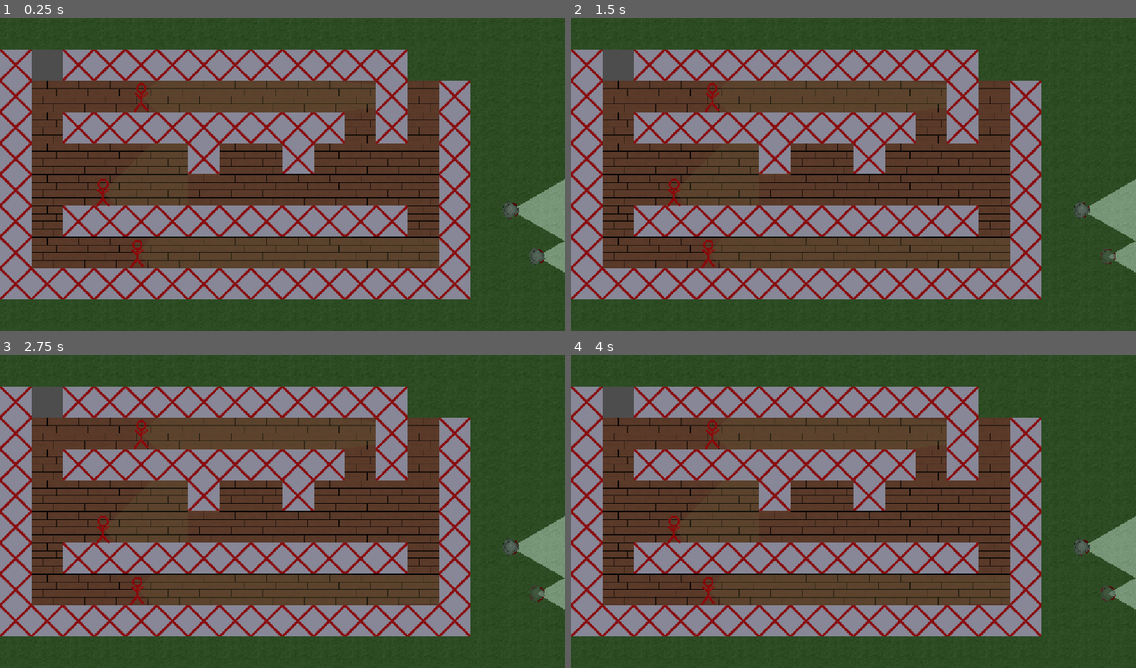
Above: before the commit, frames 1-4 (two rows, left to right).
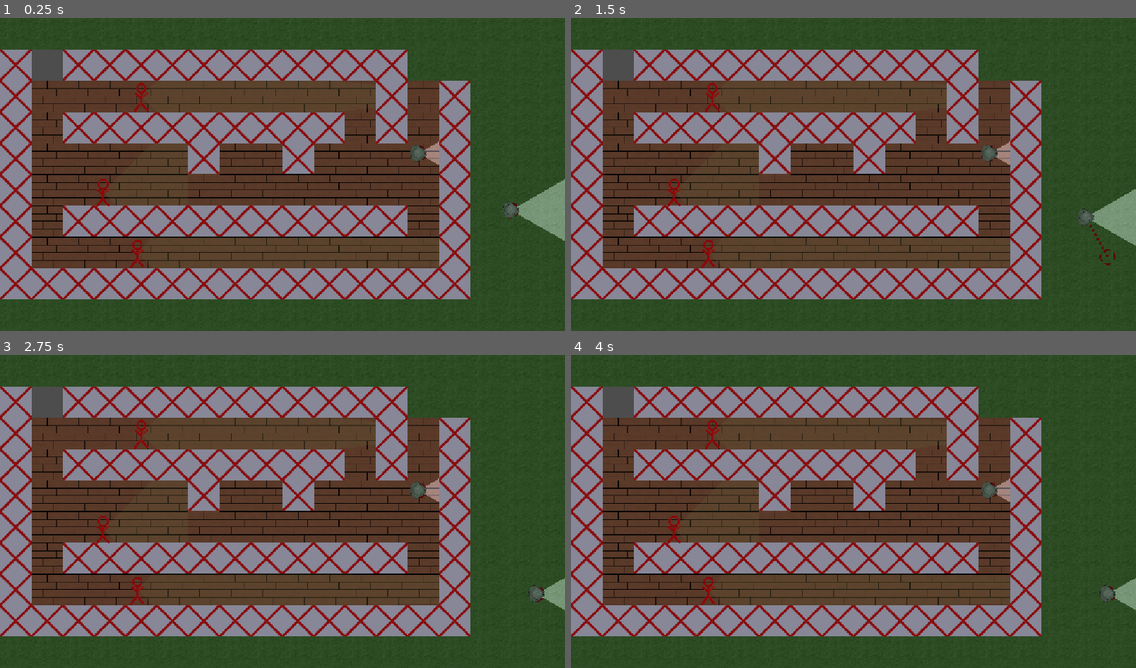
Above: after the commit, the same moments.

Repository: NevenIlincic/Tactical_Move
Game: Godot game, scene res://Scenes/Test_Scene.tscn
Two runs of this game, one before a commit and one after it. Both use one fixed random seed, a clock stepped at 60 frames per second and the inputs below. The engine's default icon, where the game draws it, is replaced by a stand-in: a white triangle on a blue panel in a dark square.
Inputs (mouse positions are in pixels of both pictures, inside the frame that each line leads up to):
- Up to frame 1 (0.25 s): no input
- Up to frame 2 (1.5 s): tap Enter at 0.5 s; move the mouse to (1079, 208) at 0.52 s; press the mouse at (1079, 208) at 0.53 s; tap W (reset_look_at_path) at 1.25 s; move the mouse to (1107, 255) at 1.27 s; release the mouse at (1107, 255) at 1.28 s; tap Space (move_confirm) at 1.35 s; click (1107, 255) at 1.42 s
- Up to frame 3 (2.75 s): move the mouse to (339, 442) at 2.02 s; right-click (339, 442) at 2.1 s; click (339, 442) at 2.17 s
- Up to frame 4 (4 s): tap Q (reset_path) at 2.75 s; move the mouse to (825, 574) at 2.77 s; tap Z (rotate_player_after_move) at 2.85 s; click (825, 574) at 2.92 s; tap X (reset_rotate_player_after_move) at 3.5 s; move the mouse to (1023, 558) at 3.52 s; press the mouse at (1023, 558) at 3.53 s

The runs differ from the first frame. In frame 1, 0.6% of the frame differs, in the area x 72-100%, y 39-82%; in frame 2, 1.0%; in frame 3, 1.3%; in frame 4, 1.3%.

Commit message:
[FIX] Soft locking when player is killed

Diff:
--- a/Scenes/Test_Scene.tscn
+++ b/Scenes/Test_Scene.tscn
@@ -249,7 +249,7 @@
 weapons = Array[ExtResource("6_mykrp")]([SubResource("Resource_yn6en")])
 
 [node name="Player2" parent="." unique_id=1802276897 instance=ExtResource("4_10mtb")]
-position = Vector2(1096, 488)
+position = Vector2(854, 277)
 current_engagement_rule = 2
 soldier_stats = SubResource("Resource_avk4t")
 weapons = Array[ExtResource("6_mykrp")]([SubResource("Resource_kw30y")])
--- a/Scripts/Autoload/signals.gd
+++ b/Scripts/Autoload/signals.gd
@@ -17,8 +17,8 @@
 signal player_interaction()
 #PLAYER VISION
 signal report_enemy_seen(enemy: Soldier, player: Soldier)
-signal show_enemy(enemy: Soldier, player: Soldier)
-signal hide_enemy(enemy: Soldier, player: Soldier)
+signal show_enemy(enemy: Soldier)
+signal hide_enemy(enemy: Soldier)
 signal enemy_killed(enemy_killed: Enemy, killed_by: Player)
 
 signal enemy_soldier_killed(enemy_killed: Soldier, killed_by: Soldier)
--- a/Scripts/Managers/vision_manager.gd
+++ b/Scripts/Managers/vision_manager.gd
@@ -26,7 +26,8 @@
 			for player in enemy_seen_by:
 				if not last_frame_visible_enemies[enemy].has(player):
 					last_frame_visible_enemies[enemy][player] = 0
-					Signals.show_enemy.emit(enemy, player)
+					player._on_enemy_seen(enemy)
+					#Signals.show_enemy.emit(enemy, player)
 		else:
 			var enemy_seen_by: Dictionary = current_frame_visible_enemies[enemy].duplicate()
 			#last_frame_visible_enemies[enemy] = enemy_seen_by
@@ -34,7 +35,8 @@
 				if not last_frame_visible_enemies.has(enemy):
 					last_frame_visible_enemies[enemy] = {}
 				last_frame_visible_enemies[enemy][player] = 0
-				Signals.show_enemy.emit(enemy, player)
+				#Signals.show_enemy.emit(enemy, player)
+				player._on_enemy_seen(enemy)
 
 
 func _check_is_enemy_exited_vision():
@@ -47,7 +49,8 @@
 			for player in last_frame_visible_enemies[enemy]:
 				if last_frame_visible_enemies[enemy][player] >= 5:
 					if enemy and player: #Provera da nije ubijen!
-						Signals.hide_enemy.emit(enemy, player)
+						player._on_enemy_lost(enemy)
+						#Signals.hide_enemy.emit(enemy, player)
 						players_to_remove_from_enemy.append(player)
 
 					#last_frame_visible_enemies[enemy][player]["counter"] = 0
@@ -58,7 +61,8 @@
 				if not current_frame_visible_enemies[enemy].has(player):
 					if last_frame_visible_enemies[enemy][player] >= 5:
 						if enemy and player:
-							Signals.hide_enemy.emit(enemy, player)
+							player._on_enemy_lost(enemy)
+							#Signals.hide_enemy.emit(enemy, player)
 							players_to_remove_from_enemy.append(player)
 					else:
 						last_frame_visible_enemies[enemy][player] += 1
--- a/Scripts/Patterns/State/Weapon_State/weapon_shooting_state.gd
+++ b/Scripts/Patterns/State/Weapon_State/weapon_shooting_state.gd
@@ -22,16 +22,15 @@
 	if current_weapon.weapon_owner:
 		current_weapon.enemy_to_shoot.when_been_shoot_at(current_weapon.weapon_owner)
 	if current_weapon.enemy_to_shoot.soldier_stats.HP.base_value <= 0.0:
-		current_weapon.enemy_to_shoot.is_killed = true
 		on_target_killed(current_weapon.enemy_to_shoot, current_weapon.weapon_owner)
 
 func check_can_shoot_target():
 	return current_weapon.enemy_to_shoot and not current_weapon.enemy_to_shoot.is_killed
 
 func on_target_killed(enemy_killed: Soldier, killed_by: Soldier):
+	enemy_killed.is_killed = true
 	killed_by.vision_polygon.bullet_hit_point = null
 	killed_by.when_escaped()
-	enemy_killed.when_killed()
 	Signals.enemy_soldier_killed.emit(enemy_killed, killed_by)
 
 func draw_bullet():
--- a/Scripts/Soldier/soldier.gd
+++ b/Scripts/Soldier/soldier.gd
@@ -71,12 +71,14 @@
 func _on_enemy_soldier_killed(enemy_killed: Soldier, killed_by: Soldier):
 	if enemies_in_sight.has(enemy_killed.soldier_id):
 		enemies_in_sight.erase(enemy_killed.soldier_id)
-	await _on_enemy_lost(enemy_killed, self)
+	if soldier_id != enemy_killed.soldier_id:
+		_on_enemy_lost(enemy_killed)
 
 func when_killed():
 	if is_killed:
 		disconnect_from_signals()
 		queue_free()
+		Signals.player_move_finished.emit(self)
 func _select_next_enemy_to_shoot():
 	var lowest_hp_enemy: Soldier = null
 	var lowest_hp_value = INF
@@ -142,9 +144,9 @@
 		do_soldier_rotation(tween)
 		await tween.finished
 
-func _on_enemy_seen(enemy: Soldier, soldier: Soldier):
-	if self != soldier:
-		return
+func _on_enemy_seen(enemy: Soldier):
+	#if soldier_id != soldier.soldier_id:
+		#return
 	if is_in_finished_state():
 		Signals.player_move_continued.emit(self)
 
@@ -159,9 +161,7 @@
 	if engagement_strategy:
 		engagement_strategy.execute(self, enemy)
 
-func _on_enemy_lost(enemy: Soldier, soldier: Soldier):
-	if self != soldier or not enemy:
-		return
+func _on_enemy_lost(enemy: Soldier):
 	if enemies_in_sight.has(enemy.soldier_id):
 		enemy.when_escaped()
 		enemies_in_sight.erase(enemy.soldier_id)
@@ -178,18 +178,16 @@
 		if enemy == enemy_to_shoot:
 			await get_tree().create_timer(soldier_stats.reaction_time.get_value()).timeout
 			_select_next_enemy_to_shoot()
-		if not (current_weapon.weapon_state is WeaponReloadState
-			or current_weapon.weapon_state is WeaponShootState):
+		if not current_weapon.weapon_state is WeaponReloadState:
 			current_weapon.change_weapon_state(WeaponShootState.new())
 
-	if enemy_to_shoot and not is_instance_valid(enemy_to_shoot):
-		enemy_to_shoot = null
+	print(self, " ", enemy)
 	current_weapon.change_enemy_to_shoot(enemy_to_shoot)
 
 	#_on_enemy_lost_extra(enemy)
 
-	#if enemy.is_killed:
-		#enemy.queue_free()
+	if enemy.is_killed:
+		enemy.when_killed()
 
 func do_soldier_rotation(tween: Tween):
 	#var target_point: Vector2 = global_position
